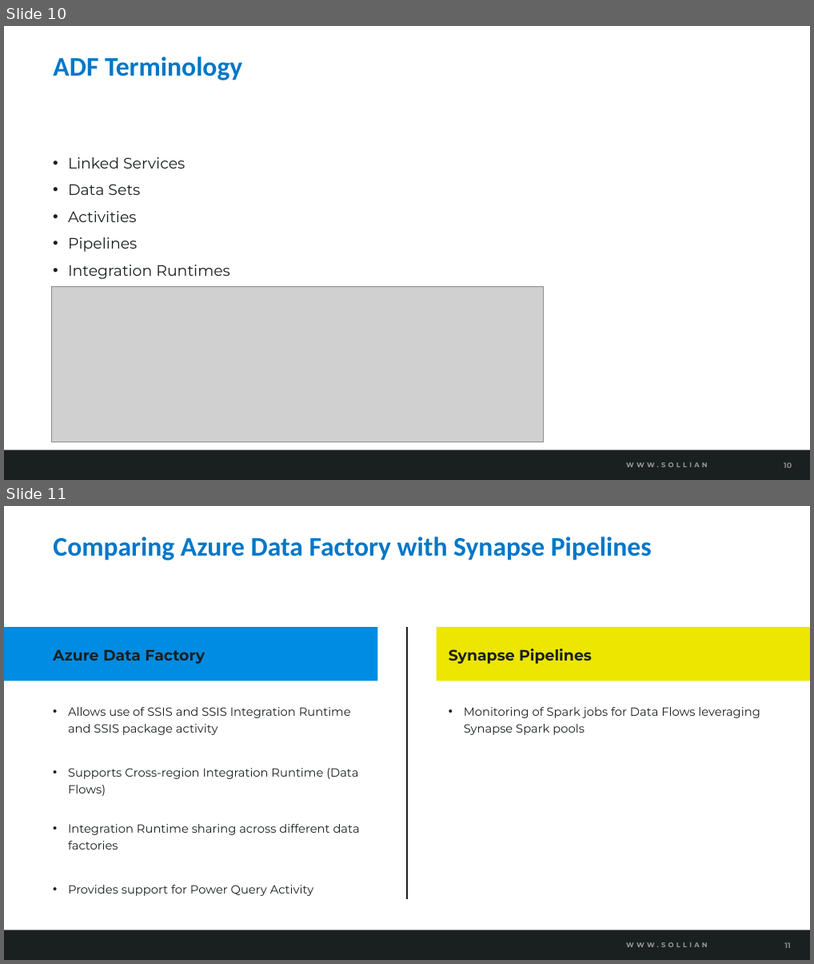
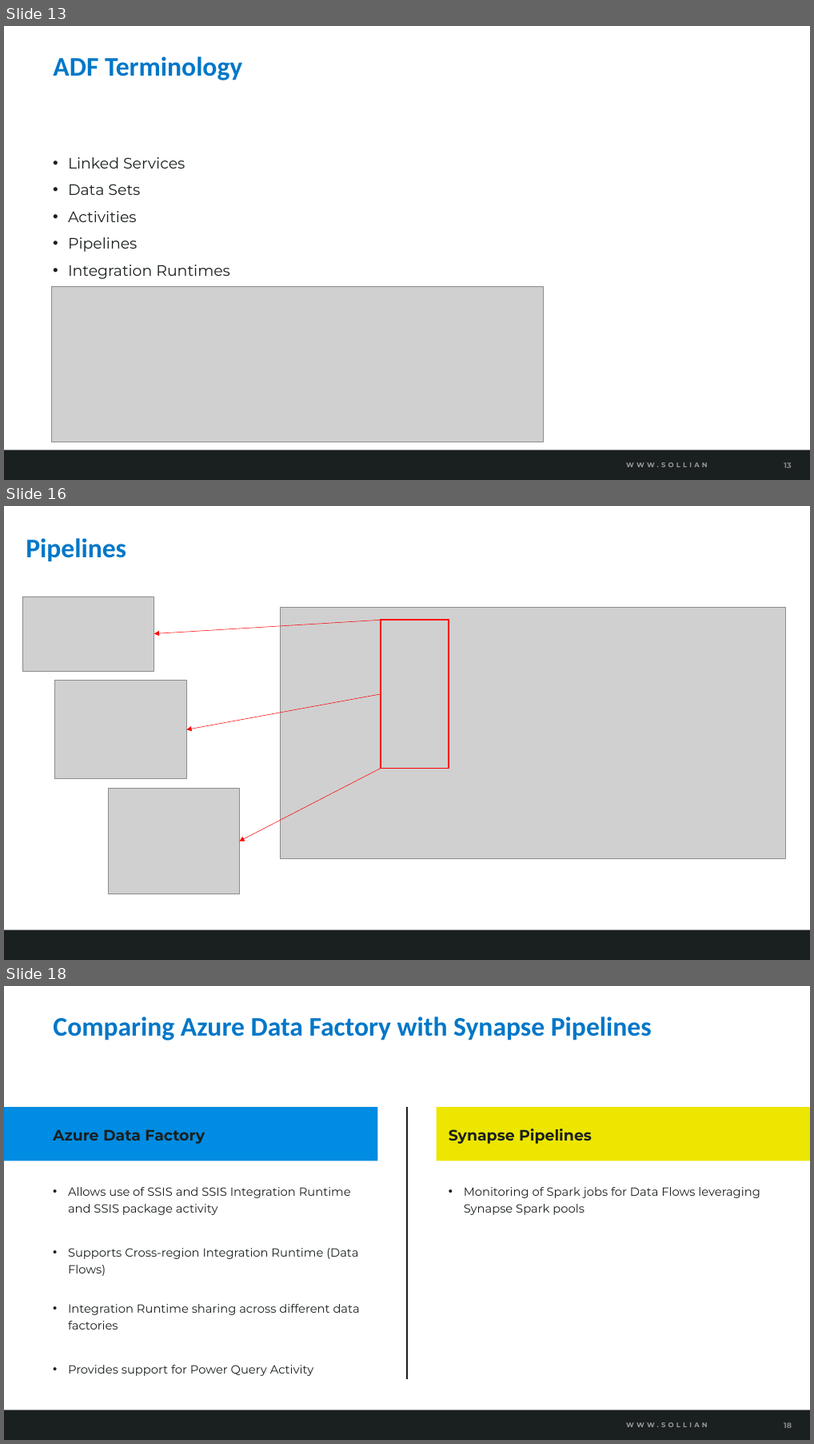
Before and after one commit to solliancenet/azure-data-engineering-conference-workshop-students, a slide deck: 07-Ingest and load data.pptx. Shown one above the other, each under a label of ours: slides 10 and 11 before the commit, slides 13, 16 and 18 after it; the slides between them are not shown. The pictures are 814x964 and 814x1444 pixels, drawn with LibreOffice and Linux fonts; fonts in the diff are those of the drawing; grey boxes stand for pictures; background and template pictures are left out. Boxes give left, top, right and bottom in pixels: in the first picture for what was removed or moved away, otherwise in the second. Text is boxed around its words. In the diff, an @@ line names an element or a change of style, - is before the commit and + after.

```diff
--- a/07-Ingest and load data.pptx
+++ b/07-Ingest and load data.pptx
@@ slide 16 added at [4,506,810,960], background #FFFFFF; not listed: 2 template elements that a slide beside it also shows @@
@@ title added at [26,538,126,562], 32 pt, text #0077C8, bold @@
+Pipelines
@@ picture added at [22,596,154,671] @@
@@ arrow added from (381, 620) to (154, 634), #FF0000 0.5 pt @@
@@ picture added at [281,607,786,858] @@
@@ rectangle added at [381,620,449,768], outline #FF0000 1.5 pt @@
@@ picture added at [55,680,186,778] @@
@@ arrow added from (381, 694) to (186, 729), #FF0000 0.5 pt @@
@@ arrow added from (381, 768) to (239, 841), #FF0000 0.5 pt @@
@@ picture added at [109,788,239,894] @@
@@ what was slide 10 is now slide 13 @@
@@ page number at [784,462,791,468]: text changed @@
-10
+13
@@ what was slide 11 is now slide 18 @@
@@ page number at [784,1422,792,1428]: text changed @@
-11
+18
```
Also in this commit, not shown: 4 slides changed, 7 other slides added, 4 other files.
